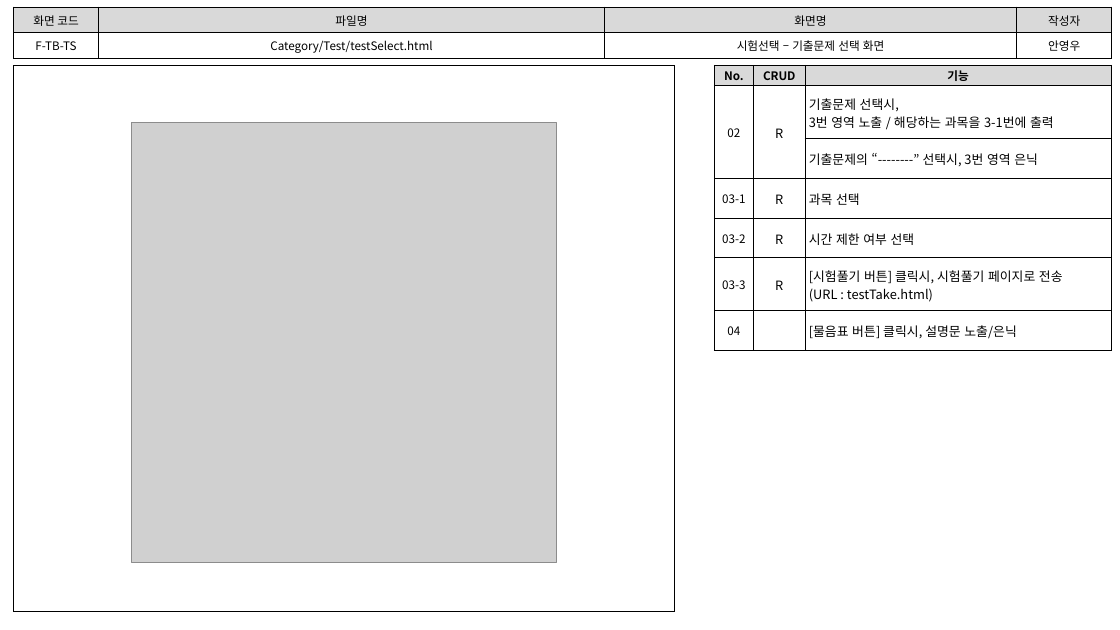
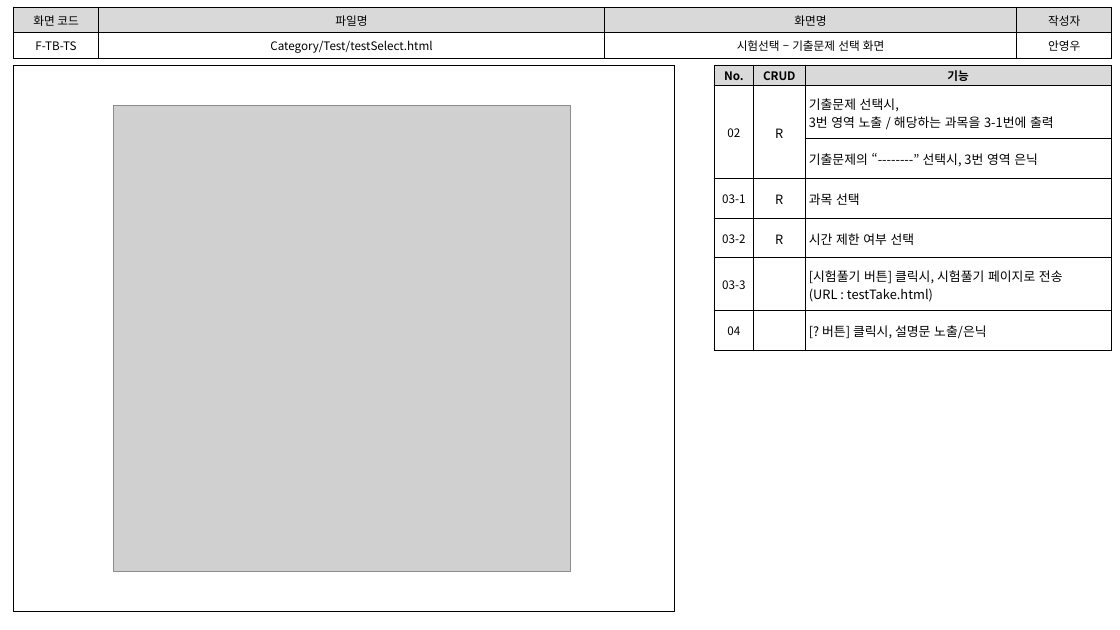
Before and after one commit to index506/cosmo6th_3thGroup, a slide deck: slide 3 of Text/02.화면설계도/3th_Project_화면 설계도(6기_안영우).pptx. Drawn at 1120x630 pixels with LibreOffice and Linux fonts; fonts in the diff are those of the drawing; grey boxes stand for pictures. Boxes give left, top, right and bottom in pixels: in the first picture for what was removed or moved away, otherwise in the second. Text is boxed around its words. In the diff, an @@ line names an element or a change of style, - is before the commit and + after.

```diff
--- a/Text/02.화면설계도/3th_Project_화면 설계도(6기_안영우).pptx
+++ b/Text/02.화면설계도/3th_Project_화면 설계도(6기_안영우).pptx
@@ table at (714, 66, 1111, 350) @@
-row 6, column 2: R
+row 6, column 2: 
-row 7, column 3: [물음표 버튼] 클릭시, 설명문 노출/은닉
+row 7, column 3: [? 버튼] 클릭시, 설명문 노출/은닉
@@ picture: place and size @@
-picture at (131, 123, 556, 562)
+picture at (113, 106, 571, 571)
```
Also in this commit, not shown: 8 other slides changed, 2 slides removed, 1 other file.
